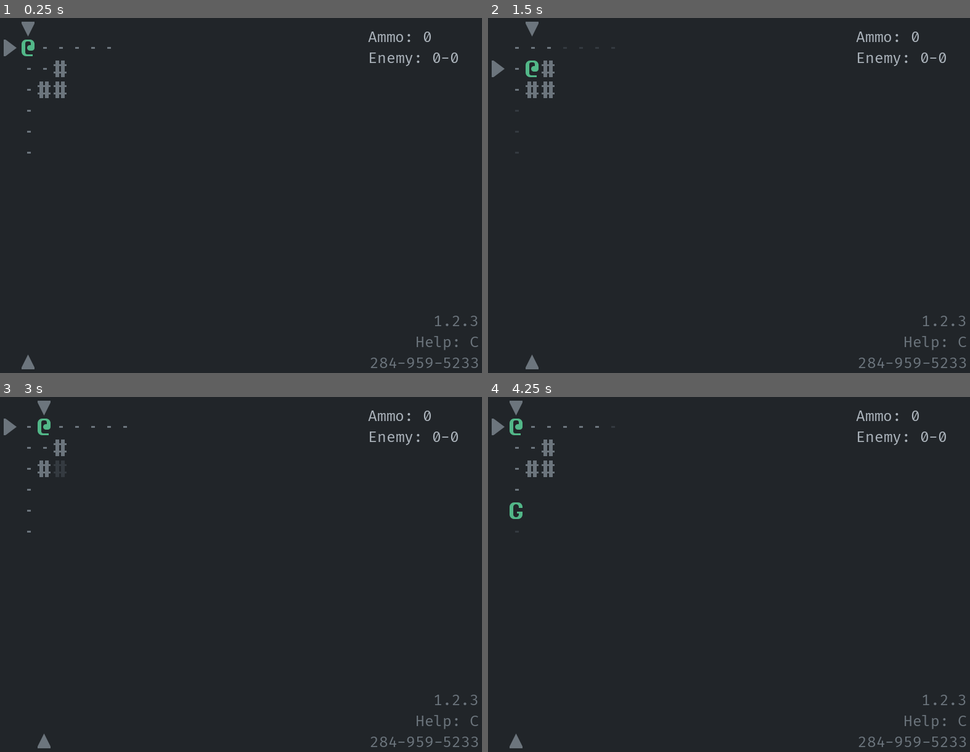
Above: before the commit, frames 1-4 (two rows, left to right).
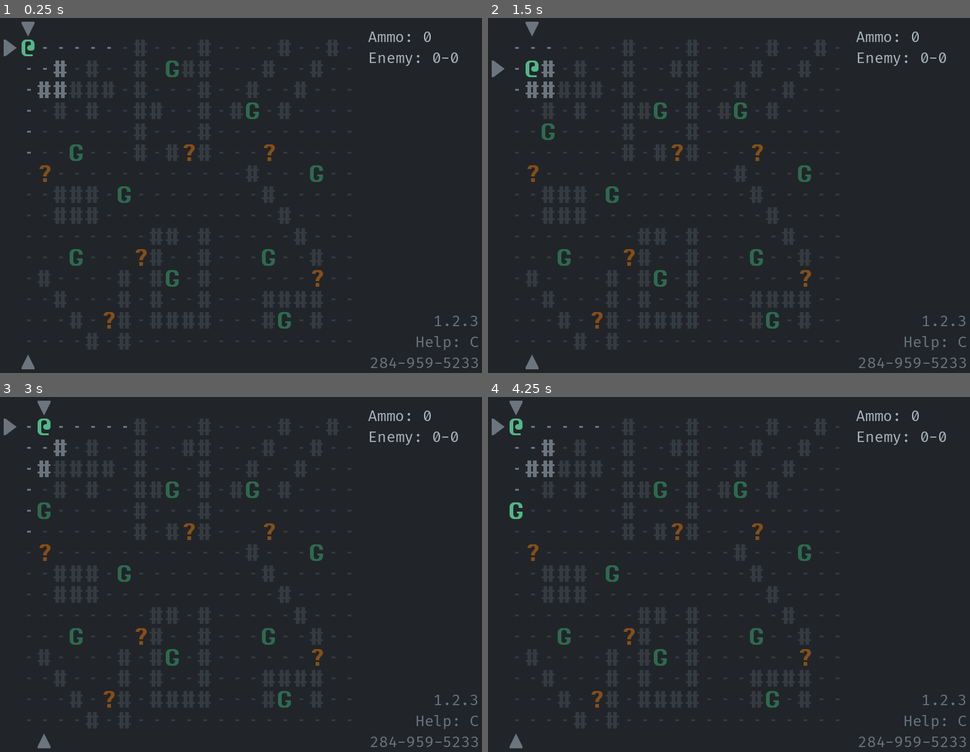
Above: after the commit, the same moments.

Repository: Bozar/godot-4-roguelike-demo
Game: Godot game, scene res://scene/main/main_game.tscn
Same seed, same stepped clock (60 frames per second), same inputs: the game is played once before the commit and once after it.
Inputs:
- Up to frame 1 (0.25 s): no input
- Up to frame 2 (1.5 s): tap Enter at 0.5 s; hold Right (move_right) 0.53-1.28 s; tap Space (aim) at 0.6, 1.25, 1.35 s; hold Down (move_down) from 1.28 s (still down)
- Up to frame 3 (3 s): tap Enter at 2 s; release Down (move_down) at 2.03 s; hold Right (move_right) 2.03-2.78 s; tap Space (aim) at 2.1, 2.75, 2.85 s; hold Up (move_up) from 2.78 s (still down)
- Up to frame 4 (4.25 s): tap Enter at 3.5 s; release Up (move_up) at 3.53 s; hold Left (move_left) from 3.53 s (still down); tap Space (aim) at 3.6 s

The runs differ from the first frame. In frame 1, 0.9% of the frame differs, in the area x 8-68%, y 11-88%; in frame 2, 0.9%; in frame 3, 0.9%; in frame 4, 0.9%.

Commit message:
Let NPCs react to gunshot.

Diff:
--- a/library/game_data.gd
+++ b/library/game_data.gd
@@ -20,3 +20,4 @@
 const HIT_DAMAGE: int = 2
 
 const NPC_SIGHT_RANGE: int = 10
+const MAX_ALERT_DURATION: int = 5
--- a/library/node_reference.gd
+++ b/library/node_reference.gd
@@ -35,7 +35,7 @@
         FOOTNOTE_LABEL, ACTOR_ACTION,
     ],
     PC_ACTION: [
-        GAME_STATE_LABEL,
+        GAME_STATE_LABEL, ACTOR_ACTION,
     ],
     SCHEDULE: [
         PC_ACTION, ACTOR_ACTION,
--- a/scene/main/actor_action.gd
+++ b/scene/main/actor_action.gd
@@ -4,6 +4,7 @@
 
 var _ref_Schedule: Schedule
 var _ref_RandomNumber: RandomNumber
+var _ref_PcAction: PcAction
 
 var _pc: Sprite2D
 var _actor_states: Dictionary = {}
@@ -41,7 +42,8 @@
         _hit_pc()
     elif distanct_to_pc <= GameData.NPC_SIGHT_RANGE:
         _approach_pc(sprite, pc_coord)
-    # TODO: Move towards gunshot location.
+    elif _ref_PcAction.alert_duration > 0:
+        _approach_pc(sprite, _ref_PcAction.alert_coord)
     _ref_Schedule.start_next_turn()
     return
 
@@ -63,7 +65,7 @@
     var id: int
 
     for i: Sprite2D in sprites:
-        if not i.is_in_group(MainTag.ACTOR):
+        if not _is_npc(i):
             continue
         id = i.get_instance_id()
         if not _actor_states.erase(id):
@@ -71,7 +73,7 @@
 
 
 func _get_actor_state(sprite: Sprite2D) -> ActorState:
-    if (not sprite.is_in_group(MainTag.ACTOR)) or sprite.is_in_group(SubTag.PC):
+    if not _is_npc(sprite):
         return
 
     var id: int = sprite.get_instance_id()
@@ -117,3 +119,8 @@
 func _is_obstacle(coord: Vector2i, _opt_args: Array) -> bool:
     return SpriteStateHelper.has_building_at_coord(coord) or \
             SpriteStateHelper.has_actor_at_coord(coord)
+
+
+func _is_npc(sprite: Sprite2D) -> bool:
+    return sprite.is_in_group(MainTag.ACTOR) and \
+            (not sprite.is_in_group(SubTag.PC))
--- a/scene/main/pc_action.gd
+++ b/scene/main/pc_action.gd
@@ -3,8 +3,8 @@
 
 
 var ammo: int:
-    set(value):
-        ammo = max(min(value, GameData.MAX_AMMO), GameData.MIN_AMMO)
+    get:
+        return _ammo
 
 
 var enemy_count: int:
@@ -15,6 +15,16 @@
 var progress_bar: int:
     get:
         return _progress_bar
+
+
+var alert_duration: int:
+    get:
+        return _alert_duration
+
+
+var alert_coord: Vector2i:
+    get:
+        return _alert_coord
 
 
 var _ref_ActorAction: ActorAction
@@ -22,14 +32,13 @@
 
 var _pc: Sprite2D
 var _is_aiming: bool = false
+var _ammo: int = GameData.MIN_AMMO
 var _enemy_count: int = GameData.MIN_ENEMY_COUNT
 var _progress_bar: int = GameData.MIN_PROGRESS_BAR
+var _alert_duration: int = 0
+var _alert_coord: Vector2i
 
 @onready var _ref_PcFov: PcFov = $PcFov
-
-
-func _ready() -> void:
-    ammo = GameData.MIN_AMMO
 
 
 func _on_SpriteFactory_sprite_created(sprites: Array[TaggedSprite]) -> void:
@@ -73,16 +82,17 @@
 
 
 func _on_Schedule_turn_started(sprite: Sprite2D) -> void:
-    if sprite.is_in_group(SubTag.PC):
-        _ref_PcFov.render_fov(_is_aiming)
+    if not sprite.is_in_group(SubTag.PC):
+        return
+    _ref_PcFov.render_fov(_is_aiming)
+    _alert_duration = max(0, _alert_duration - 1)
 
 
 func _pick_ammo(coord: Vector2i) -> void:
     SpriteFactory.remove_sprite(SpriteStateHelper.get_trap_by_coord(coord))
-    ammo += GameData.MAGAZINE
-    _subtract_progress_bar()
+    _ammo = _get_valid_ammo(_ammo + GameData.MAGAZINE)
     MoveSprite.move(_pc, coord)
-    _ref_Schedule.start_next_turn()
+    _end_turn()
 
 
 func _hit_back(pc: Sprite2D, coord: Vector2i) -> void:
@@ -97,14 +107,12 @@
     else:
         MoveSprite.move(actor, target)
         _ref_ActorAction.hit_actor(actor)
-    _subtract_progress_bar()
-    _ref_Schedule.start_next_turn()
+    _end_turn()
 
 
 func _move(pc: Sprite2D, coord: Vector2i) -> void:
-    _subtract_progress_bar()
     MoveSprite.move(pc, coord)
-    _ref_Schedule.start_next_turn()
+    _end_turn()
 
 
 func _aim(pc: Sprite2D) -> void:
@@ -134,10 +142,10 @@
         actor = SpriteStateHelper.get_actor_by_coord(target)
         if actor != null:
             _kill_grunt(actor, target)
-    ammo -= 1
+    _ammo = _get_valid_ammo(_ammo - 1)
+    _alert_npc(pc)
     _aim(pc)
-    _subtract_progress_bar()
-    _ref_Schedule.start_next_turn()
+    _end_turn()
 
 
 func _is_impassable(coord: Vector2i) -> bool:
@@ -187,3 +195,17 @@
         _enemy_count = max(enemy_count - 1, GameData.MIN_ENEMY_COUNT)
         if _enemy_count > GameData.MIN_ENEMY_COUNT:
             _progress_bar = GameData.MAX_PROGRES_BAR
+
+
+func _end_turn() -> void:
+    _subtract_progress_bar()
+    _ref_Schedule.start_next_turn()
+
+
+func _alert_npc(pc: Sprite2D) -> void:
+    _alert_duration = GameData.MAX_ALERT_DURATION
+    _alert_coord = ConvertCoord.get_coord(pc)
+
+
+func _get_valid_ammo(new_ammo: int) -> int:
+    return max(min(new_ammo, GameData.MAX_AMMO), GameData.MIN_AMMO)
--- a/scene/main/pc_fov.gd
+++ b/scene/main/pc_fov.gd
@@ -52,9 +52,9 @@
         ShadowCastFov.get_fov_map(pc_coord, GameData.PC_SIGHT_RANGE,
                 _block_cross_fov_ray, [], _fov_map, _shadow_cast_fov_data)
         # DiamondFov.get_fov_map(pc_coord, GameData.PC_SIGHT_RANGE, _fov_map)
-    # DungeonSize.iterate_dungeon(_set_color, [_fov_map])
-    DungeonSize.iterate_dungeon(_set_visibility, [_fov_map, _memory_map,
-            MEMORY_TAGS])
+    DungeonSize.iterate_dungeon(_set_color, [_fov_map])
+    # DungeonSize.iterate_dungeon(_set_visibility, [_fov_map, _memory_map,
+            # MEMORY_TAGS])
 
 
 func _set_color(coord: Vector2i, args: Array) -> void:
